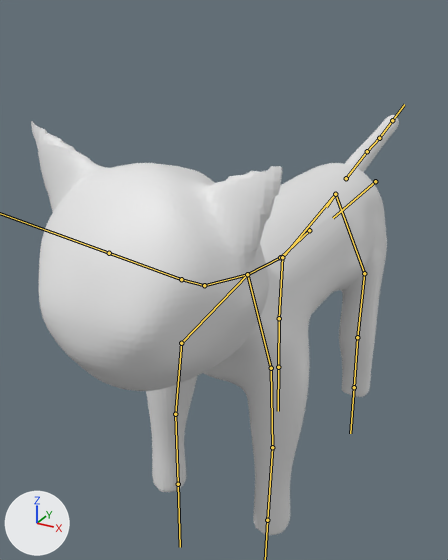
The FBX model prince.fbx: old version first, new version second.
Both versions are drawn from a 50 mm camera at (3.7, -8.74, 3.67) aimed at (-1.39, 0.5, -0.95). Lighting does not change. The marker at lower left points along +X, +Y and +Z. The bones that bend it are drawn over the model as lines.
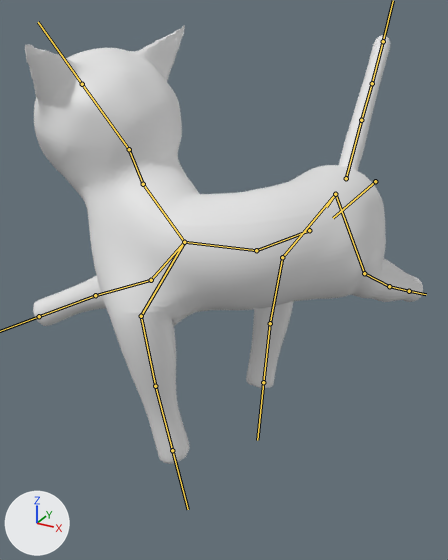
The newer file adds an action. The first version stands in its rest pose; the second is drawn at frame 10 of the action 'Armature|TurnRight'.

Location of each change, [x1, y1, x2, y2] in pixels of the pictures (448 x 560 px):
'Icosphere', posed (8% wider)
    before: [31, 115, 399, 535]
    after: [25, 25, 423, 464]
bone 'Bone.002', root to tip
    before: (309, 230) to (280, 257)
    after: (309, 230) to (256, 250)
bone 'Bone.003', root to tip
    before: (280, 257) to (247, 274)
    after: (256, 250) to (184, 242)
bone 'Bone.004', root to tip
    before: (247, 274) to (204, 285)
    after: (184, 242) to (143, 184)
bone 'Bone.005', root to tip
    before: (204, 285) to (181, 279)
    after: (143, 184) to (129, 149)
bone 'Bone.006', root to tip
    before: (181, 279) to (109, 253)
    after: (129, 149) to (82, 84)
bone 'Upperarm_L', root to tip
    before: (271, 368) to (272, 447)
    after: (141, 316) to (155, 386)
bone 'Upperarm_R', root to tip
    before: (181, 343) to (175, 414)
    after: (151, 280) to (95, 295)
bone 'Thigh_L', root to tip
    before: (364, 273) to (357, 337)
    after: (364, 273) to (389, 286)
bone 'Thigh_R', root to tip
    before: (282, 257) to (279, 318)
    after: (282, 257) to (270, 323)
bone 'Hip_R.001', root to tip
    before: (346, 178) to (367, 151)
    after: (346, 178) to (361, 120)

Patch to the scene script:
```diff
--- a/prince.fbx.py
+++ b/prince.fbx.py
@@ bone_bone_002 @@
 bone_bone_002 = bpy.data.objects['Armature'].pose.bones['Bone.002']  # child of 'Bone.001'
-bone_bone_002.rotation_quaternion = (1.0, 0.0, 0.0, 0.0)  # degrees (0, 0, 0)
+bone_bone_002.rotation_quaternion = (0.981, 0.0, 0.011, 0.192)  # degrees (0, 1, 22)
@@ bone_bone_003 @@
 bone_bone_003 = bpy.data.objects['Armature'].pose.bones['Bone.003']  # child of 'Bone.002'
-bone_bone_003.rotation_quaternion = (1.0, 0.0, 0.0, 0.0)  # degrees (0, 0, 0)
+bone_bone_003.rotation_quaternion = (0.942, -0.001, -0.042, 0.333)  # degrees (-2, -4, 39)
@@ bone_bone_004 @@
 bone_bone_004 = bpy.data.objects['Armature'].pose.bones['Bone.004']  # child of 'Bone.003'
-bone_bone_004.rotation_quaternion = (1.0, 0.0, 0.0, 0.0)  # degrees (0, 0, 0)
+bone_bone_004.rotation_quaternion = (0.908, -0.208, -0.191, 0.31)  # degrees (-31, -13, 41)
@@ bone_bone_005 @@
 bone_bone_005 = bpy.data.objects['Armature'].pose.bones['Bone.005']  # child of 'Bone.004'
-bone_bone_005.rotation_quaternion = (1.0, 0.0, 0.0, 0.0)  # degrees (0, 0, 0)
+bone_bone_005.rotation_quaternion = (0.997, -0.071, -0.008, -0.004)  # degrees (-8, -1, 0)
@@ bone_bone_006 @@
 bone_bone_006 = bpy.data.objects['Armature'].pose.bones['Bone.006']  # child of 'Bone.005'
-bone_bone_006.rotation_quaternion = (1.0, 0.0, 0.0, 0.0)  # degrees (0, 0, 0)
+bone_bone_006.rotation_quaternion = (0.975, 0.222, 0.023, 0.014)  # degrees (26, 2, 2)
@@ bone_upperarm_l @@
 bone_upperarm_l = bpy.data.objects['Armature'].pose.bones['Upperarm_L']  # child of 'Shoulder_L'
-bone_upperarm_l.rotation_quaternion = (1.0, 0.0, 0.0, 0.0)  # degrees (0, 0, 0)
+bone_upperarm_l.rotation_quaternion = (0.991, 0.05, -0.072, -0.1)  # degrees (7, -8, -12)
@@ bone_upperarm_r @@
 bone_upperarm_r = bpy.data.objects['Armature'].pose.bones['Upperarm_R']  # child of 'Shoulder_R'
-bone_upperarm_r.rotation_quaternion = (1.0, 0.0, 0.0, 0.0)  # degrees (0, 0, 0)
+bone_upperarm_r.rotation_quaternion = (0.849, -0.389, 0.077, -0.349)  # degrees (-46, -8, -41)
@@ bone_thigh_l @@
 bone_thigh_l = bpy.data.objects['Armature'].pose.bones['Thigh_L']  # child of 'Hip_L'
-bone_thigh_l.rotation_quaternion = (1.0, 0.0, 0.0, 0.0)  # degrees (0, 0, 0)
+bone_thigh_l.rotation_quaternion = (0.857, 0.155, -0.003, -0.492)  # degrees (16, 8, -59)
@@ bone_thigh_r @@
 bone_thigh_r = bpy.data.objects['Armature'].pose.bones['Thigh_R']  # child of 'Hip_R'
-bone_thigh_r.rotation_quaternion = (1.0, 0.0, 0.0, 0.0)  # degrees (0, 0, 0)
+bone_thigh_r.rotation_quaternion = (0.966, -0.052, 0.177, -0.181)  # degrees (-10, 19, -23)
@@ bone_hip_r_001 @@
 bone_hip_r_001 = bpy.data.objects['Armature'].pose.bones['Hip_R.001']  # child of 'Bone.001'
-bone_hip_r_001.rotation_quaternion = (1.0, 0.0, 0.0, 0.0)  # degrees (0, 0, 0)
+bone_hip_r_001.rotation_quaternion = (0.948, 0.316, -0.038, 0.008)  # degrees (37, -4, -1)
```
